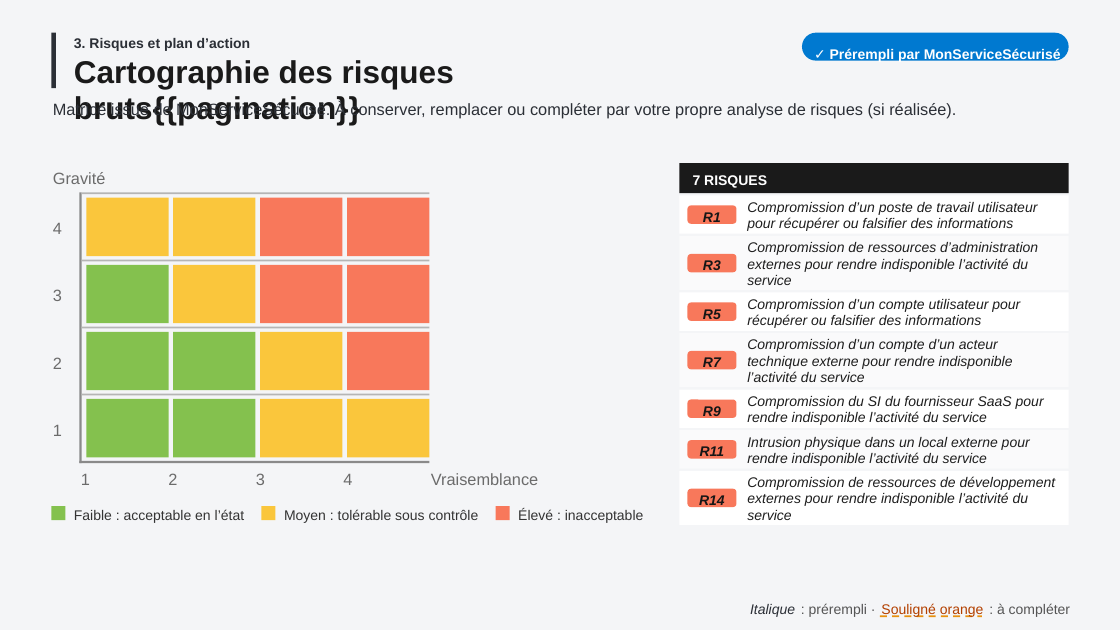
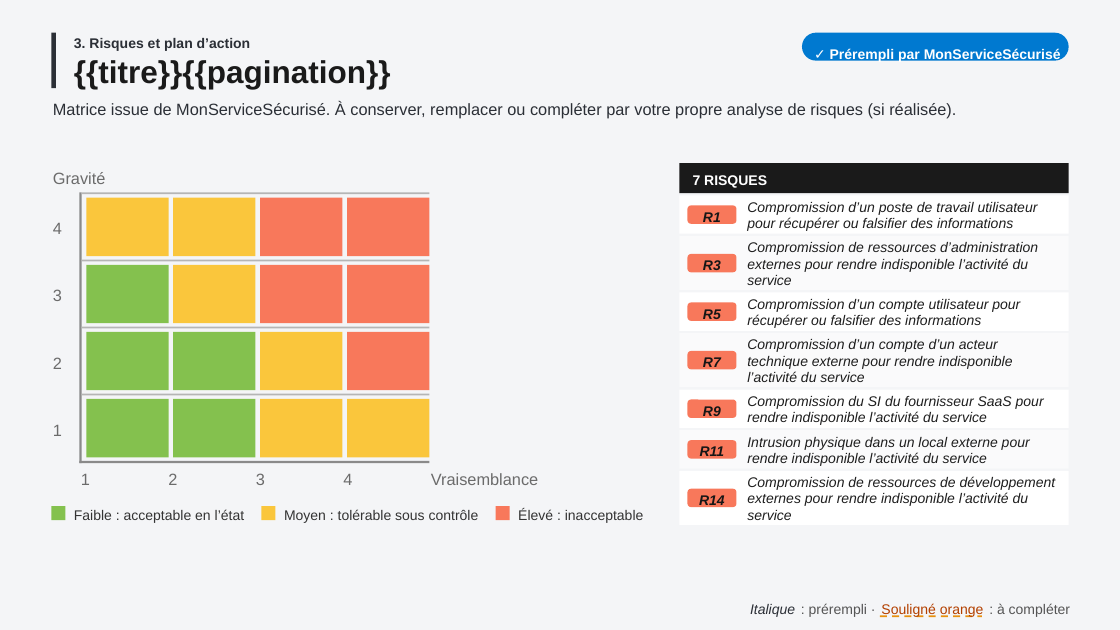
Before and after one commit to betagouv/mon-service-securise, a slide deck: slide 14 of src/vuesPowerpoint/supportCommissionHomologation.pptx. Drawn at 1120x630 pixels with LibreOffice and Linux fonts; fonts in the diff are those of the drawing. Boxes give left, top, right and bottom in pixels: in the first picture for what was removed or moved away, otherwise in the second. Text is boxed around its words. In the diff, an @@ line names an element or a change of style, - is before the commit and + after.

Commit message:
[PPTX] Ajoute les cartographies des risques à date et résiduels cible

```diff
--- a/src/vuesPowerpoint/supportCommissionHomologation.pptx
+++ b/src/vuesPowerpoint/supportCommissionHomologation.pptx
@@ text at [74,60,391,89]: text changed @@
-Cartographie des risques bruts{{pagination}}
+{{titre}}{{pagination}}
```
Also in this commit, not shown: 2 other files.
